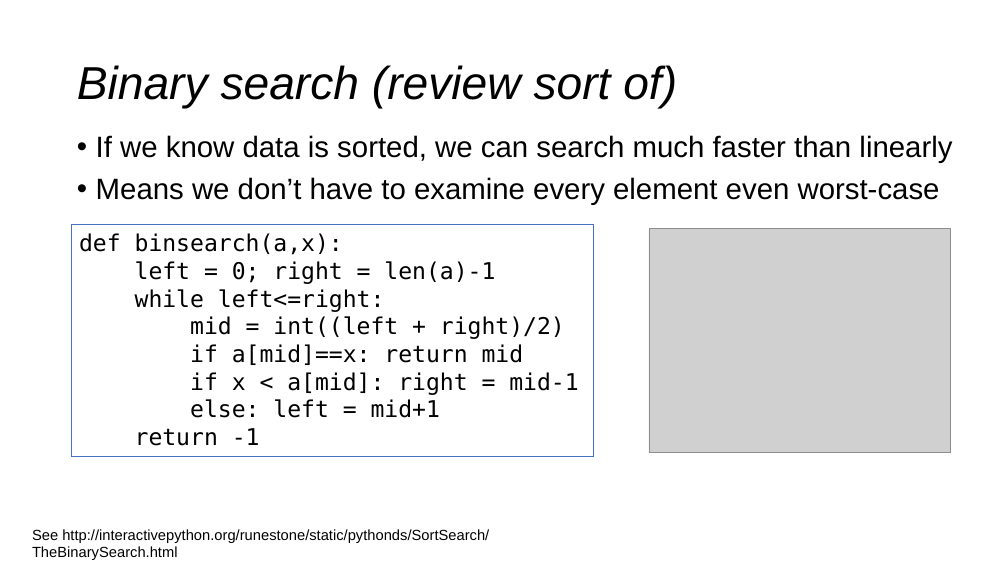
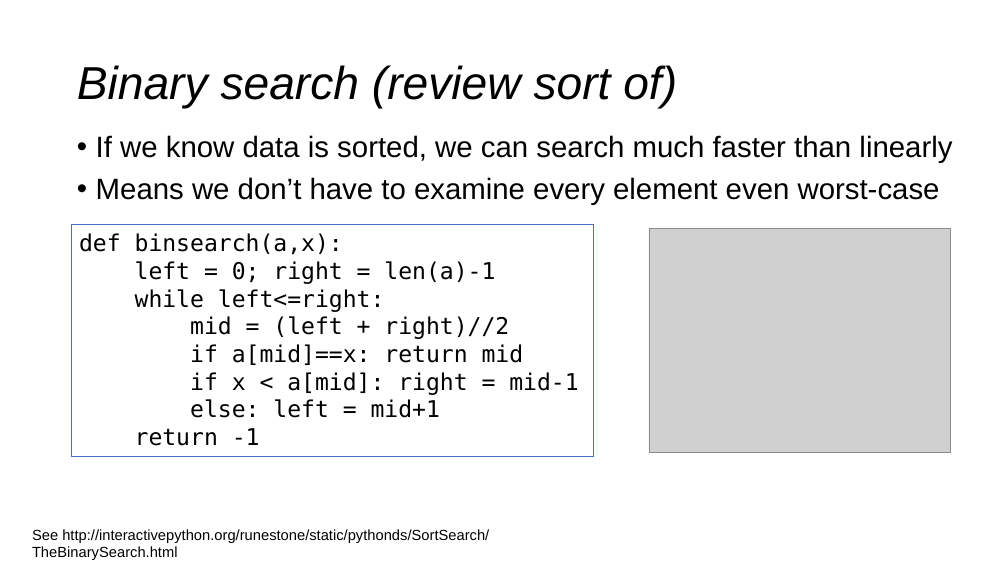
Before and after one commit to parrt/msds689, a slide deck: slide 3 of notes/searching.pptx. Drawn at 1008x567 pixels with LibreOffice and Linux fonts; fonts in the diff are those of the drawing; grey boxes stand for pictures; background and template pictures are left out. Boxes give left, top, right and bottom in pixels: in the first picture for what was removed or moved away, otherwise in the second. Text is boxed around its words. In the diff, an @@ line names an element or a change of style, - is before the commit and + after.

```diff
--- a/notes/searching.pptx
+++ b/notes/searching.pptx
@@ text in rectangle at (x1=190, y1=316, x2=509, y2=339): text changed @@
-mid = int((left + right)/2)
+mid = (left + right)//2
```
Also in this commit, not shown: 6 other slides changed, 3 other files.
